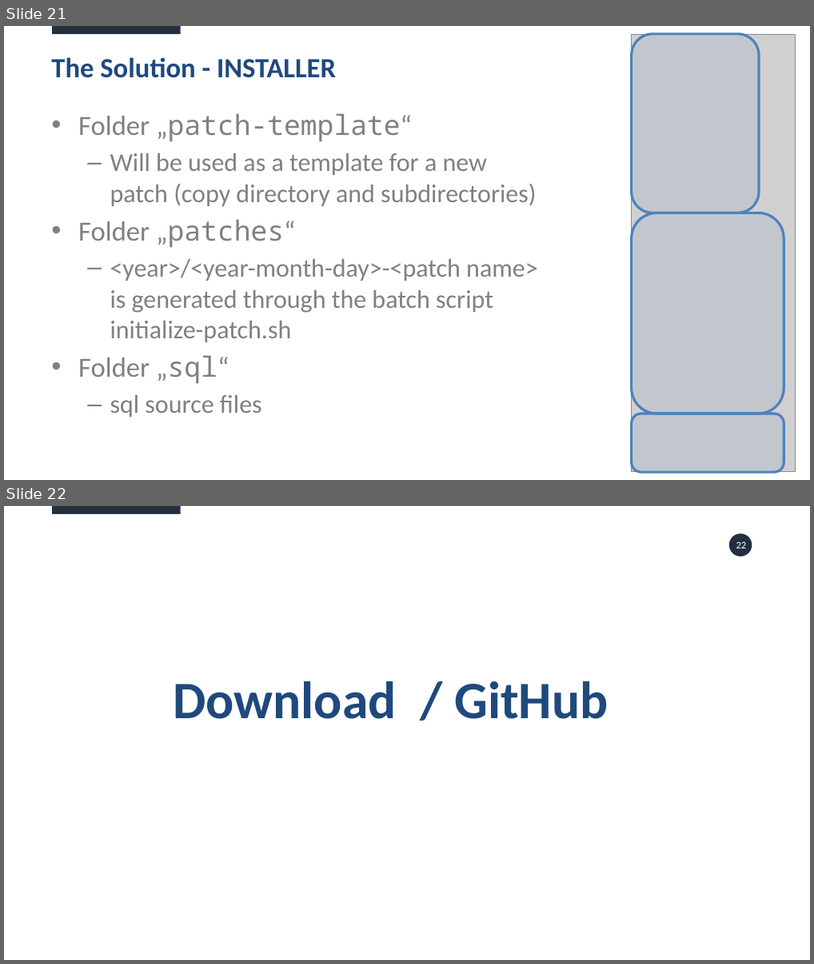
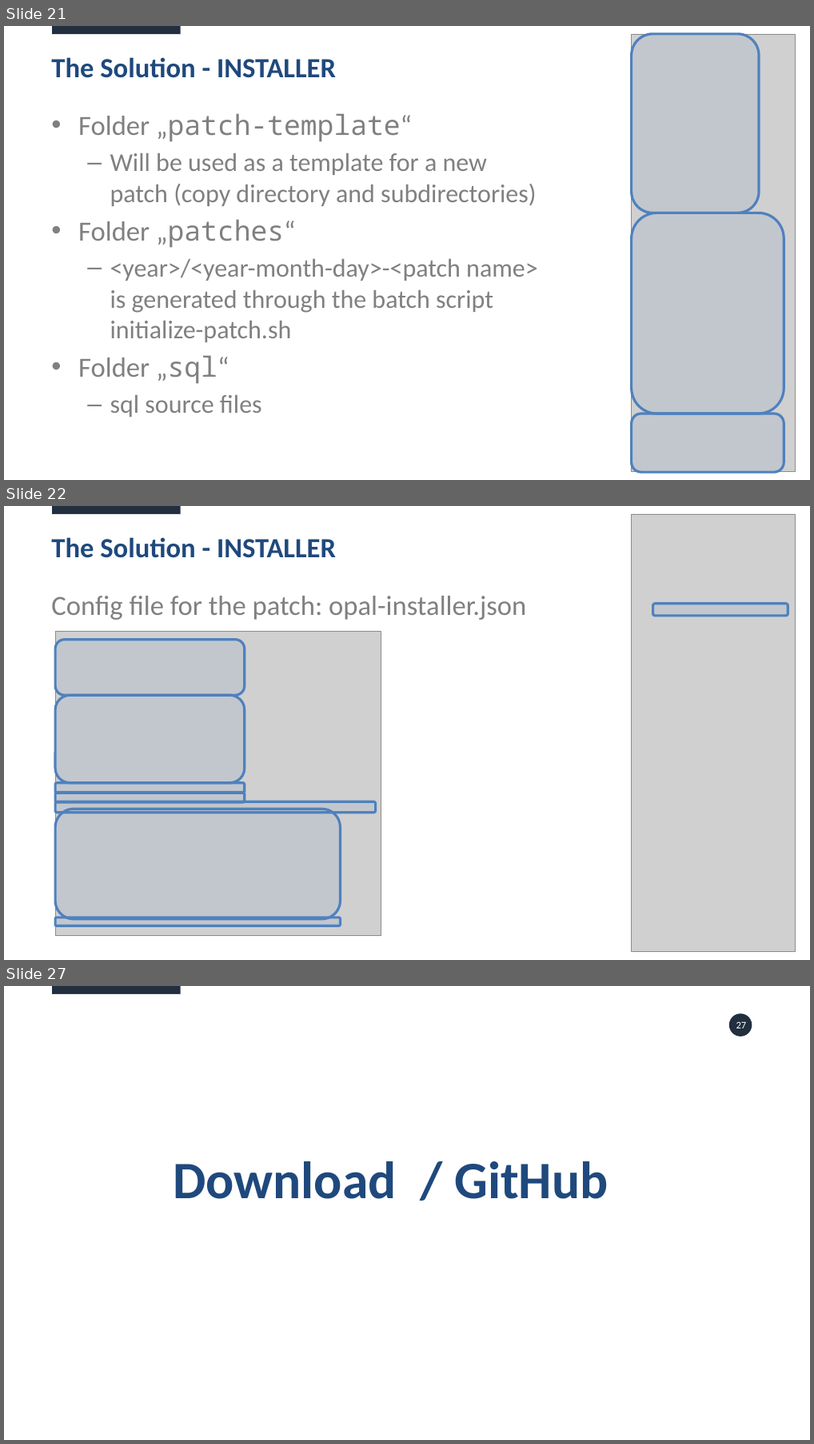
Before and after one commit to daust/opal-tools, a slide deck: src/doc/OPAL Tools v2.2.0.pptx. Shown one above the other, each under a label of ours: slides 21 and 22 before the commit, slides 21, 22 and 27 after it; the slides between them are not shown. The pictures are 814x964 and 814x1444 pixels, drawn with LibreOffice and Linux fonts; fonts in the diff are those of the drawing; grey boxes stand for pictures. Boxes give left, top, right and bottom in pixels: in the first picture for what was removed or moved away, otherwise in the second. Text is boxed around its words. In the diff, an @@ line names an element or a change of style, - is before the commit and + after.

Commit message:
#69
- updated Powerpoint presentation
- changed naming of copy-patch-files to copy-source-files

```diff
--- a/src/doc/OPAL Tools v2.2.0.pptx
+++ b/src/doc/OPAL Tools v2.2.0.pptx
@@ slide 22 added at (4,506,810,960), background #FFFFFF; not listed: 1 template element that a slide beside it also shows @@
@@ picture added at (632,514,795,951) @@
@@ title added at (51,537,336,558), 66 pt, text #1F497D, bold @@
+The Solution - INSTALLER
@@ text added at (51,596,526,620), 66 pt, text #808080 @@
+Config file for the patch: opal-installer.json
@@ rounded rectangle added at (653,604,788,616), fill #4F81BD at 10% opacity, outline #4F81BD 6 pt @@
@@ picture added at (55,631,381,935) @@
@@ rounded rectangle added at (55,640,245,695), fill #4F81BD at 10% opacity, outline #4F81BD 6 pt @@
@@ rounded rectangle added at (55,695,245,783), fill #4F81BD at 10% opacity, outline #4F81BD 6 pt @@
@@ rounded rectangle added at (55,783,245,792), fill #4F81BD at 10% opacity, outline #4F81BD 6 pt @@
@@ rounded rectangle added at (55,792,245,802), fill #4F81BD at 10% opacity, outline #4F81BD 6 pt @@
@@ rounded rectangle added at (55,801,376,812), fill #4F81BD at 10% opacity, outline #4F81BD 6 pt @@
@@ rounded rectangle added at (55,808,341,919), fill #4F81BD at 10% opacity, outline #4F81BD 6 pt @@
@@ rounded rectangle added at (55,917,341,925), fill #4F81BD at 10% opacity, outline #4F81BD 6 pt @@
@@ what was slide 22 is now slide 27 @@
@@ page number at (737,1022,747,1028): text changed @@
-22
+27
```
Also in this commit, not shown: 3 slides changed, 4 other slides added, 28 other files.
